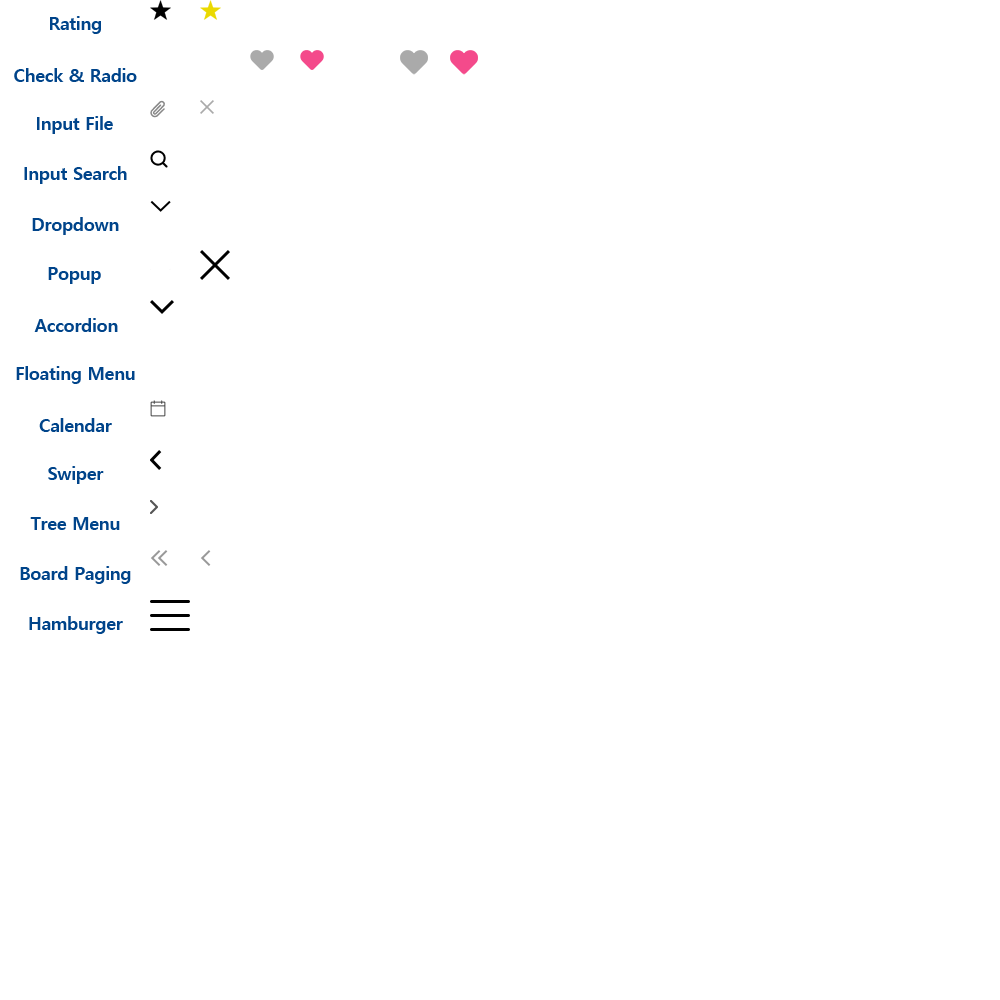
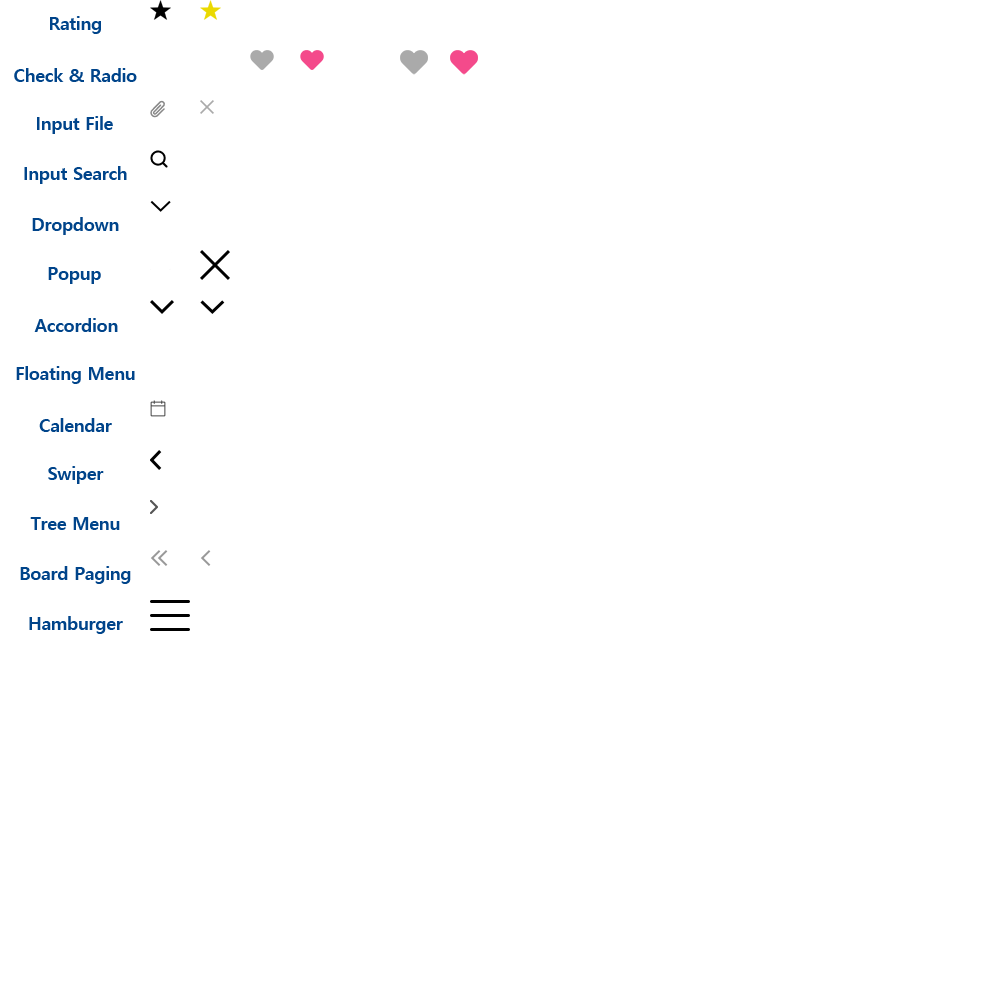
Layer changes from the first 1000px x 1000px image to the second:
added layer "레이어 42" in group "Accordion" over bbox(200, 300, 225, 314)
